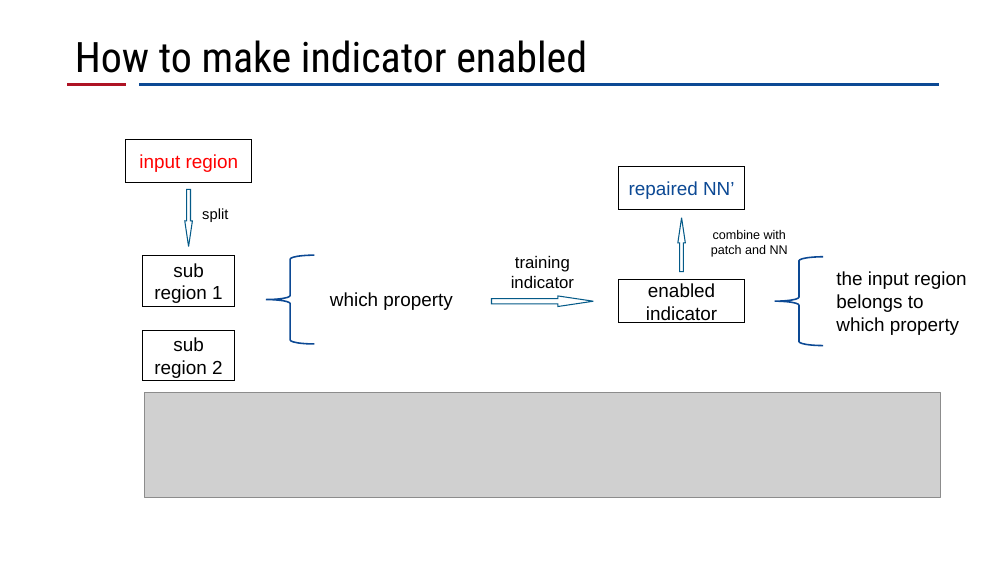
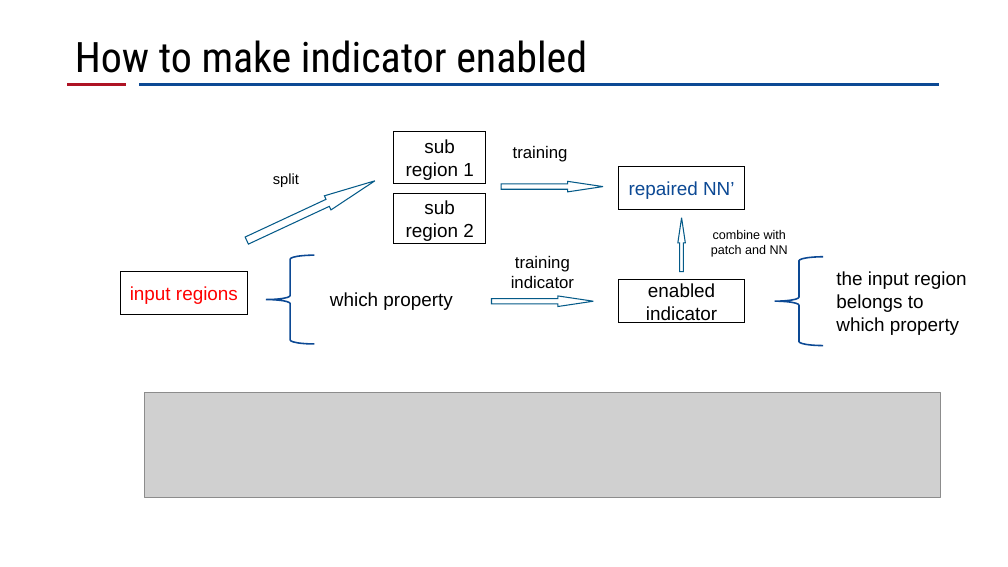
Before and after one commit to CRhapsody/Presentation_Slides, a slide deck: slide 13 of 神经网络修复工作进展.pptx. Drawn at 1008x567 pixels with LibreOffice and Linux fonts; fonts in the diff are those of the drawing; grey boxes stand for pictures; background and template pictures are left out. Boxes give left, top, right and bottom in pixels: in the first picture for what was removed or moved away, otherwise in the second. Text is boxed around its words. In the diff, an @@ line names an element or a change of style, - is before the commit and + after.

```diff
--- a/神经网络修复工作进展.pptx
+++ b/神经网络修复工作进展.pptx
@@ rectangle "sub region 1": place and size @@
-rectangle "sub region 1" at box(143, 256, 235, 307)
+rectangle "sub region 1" at box(394, 132, 486, 184)
@@ text added at box(513, 146, 568, 162), 16 pt, text #000000 @@
+training
@@ right arrow at box(244, 174, 379, 248): rotation 90 to 335 degrees @@
@@ text "split": place and size @@
-text "split" at box(202, 208, 228, 222)
+text "split" at box(273, 173, 299, 187)
@@ rectangle "sub": place and size @@
-rectangle "sub" at box(143, 330, 235, 380)
+rectangle "sub" at box(394, 193, 486, 243)
@@ right arrow added at box(501, 181, 603, 192), fill #FFFFFF, outline #045A88 1 pt @@
@@ rectangle "input regions": place and size @@
-rectangle "input regions" at box(126, 139, 252, 182)
+rectangle "input regions" at box(121, 271, 247, 315)
@@ text in rectangle at box(130, 286, 238, 304): text changed @@
-input region
+input regions
```
Also in this commit, not shown: 1 other file.
